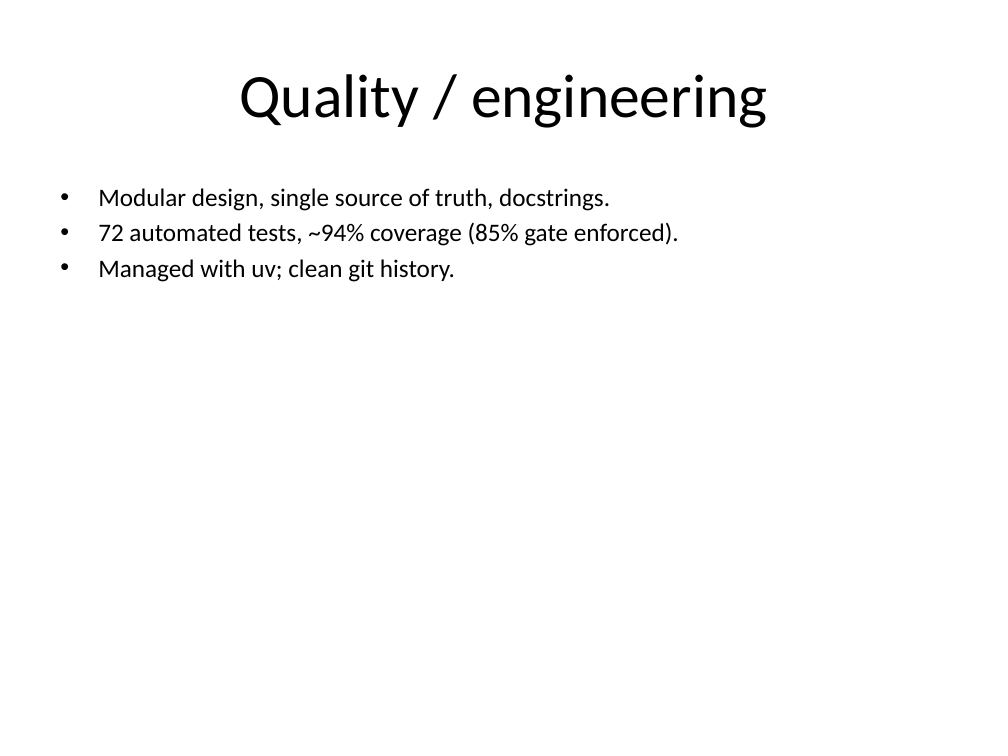
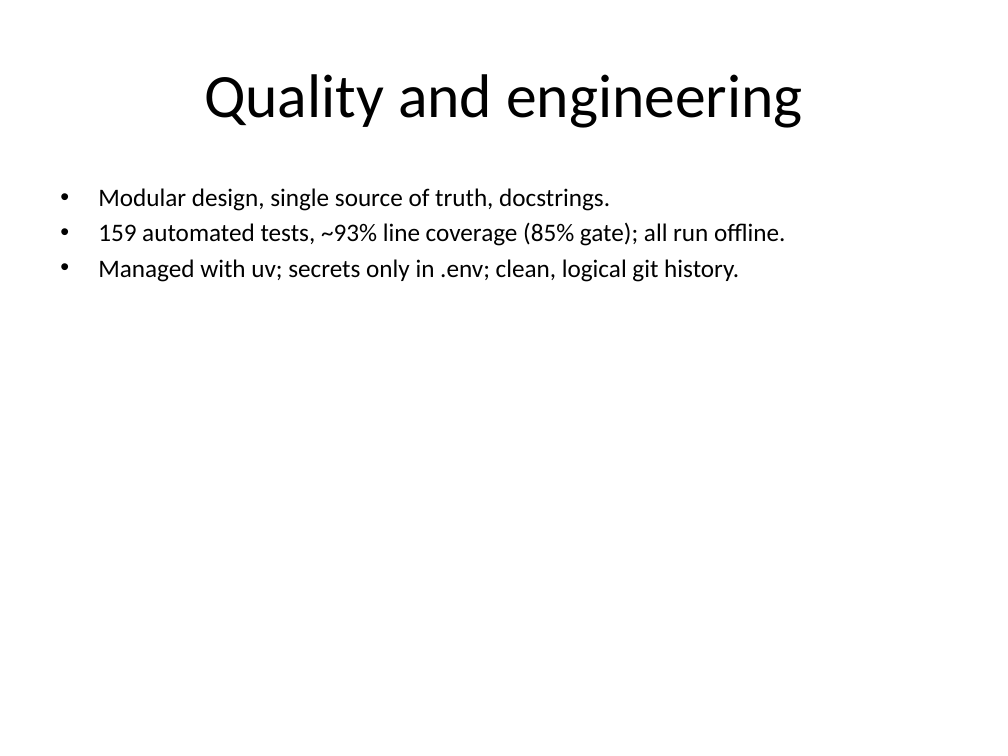
Before and after one commit to alonengel/seminar-project, a slide deck: slide 12 of docs/Clinical_Lab_Analysis_System.pptx (slide 10 before the commit). Drawn at 1008x756 pixels with LibreOffice and Linux fonts; fonts in the diff are those of the drawing. Boxes give left, top, right and bottom in pixels: in the first picture for what was removed or moved away, otherwise in the second. Text is boxed around its words. In the diff, an @@ line names an element or a change of style, - is before the commit and + after.

```diff
--- a/docs/Clinical_Lab_Analysis_System.pptx
+++ b/docs/Clinical_Lab_Analysis_System.pptx
@@ title at bbox=[204, 74, 802, 128]: text changed @@
-Quality / engineering
+Quality and engineering
@@ text at bbox=[98, 222, 785, 282]: text changed @@
-• 72 automated tests, ~94% coverage (85% gate enforced).
-• Managed with uv; clean git history.
+• 159 automated tests, ~93% line coverage (85% gate); all run offline.
+• Managed with uv; secrets only in .env; clean, logical git history.
```
Also in this commit, not shown: 10 other slides changed, 2 slides added, 4 other files.
